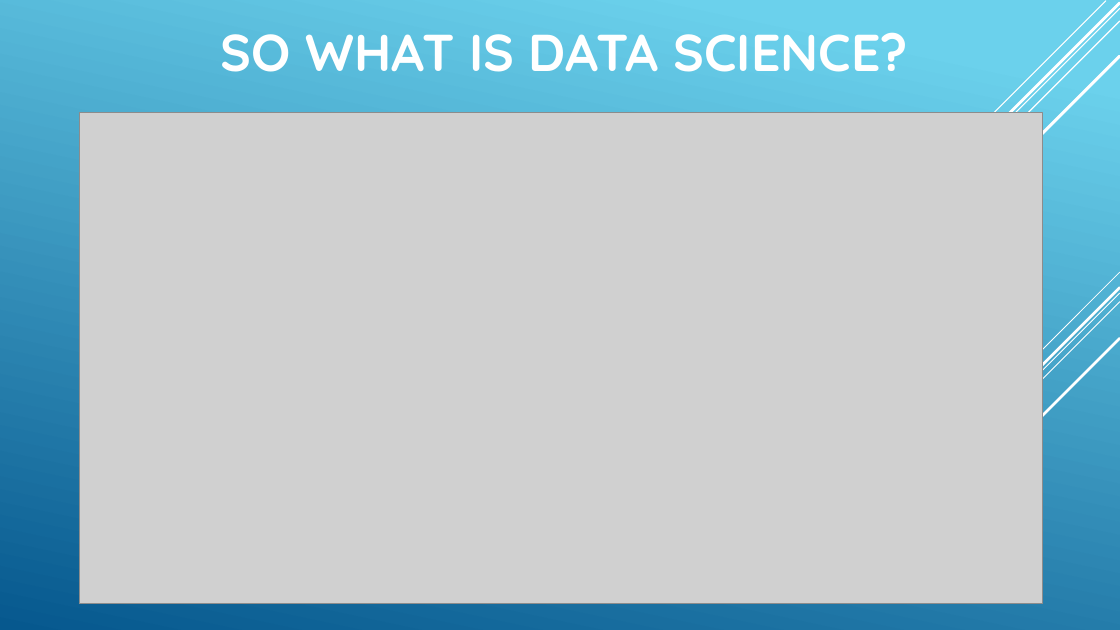
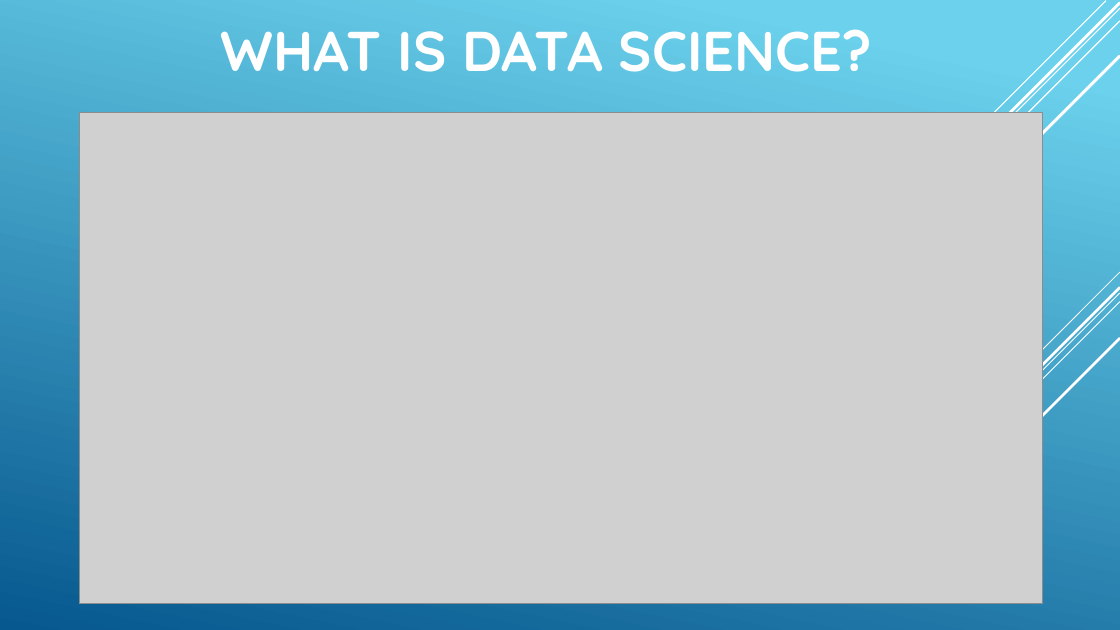
Before and after one commit to pengdsci/STA551, a slide deck: slide 4 of w01/What-is-data-sience.pptx. Drawn at 1120x630 pixels with LibreOffice and Linux fonts; fonts in the diff are those of the drawing; grey boxes stand for pictures. Boxes give left, top, right and bottom in pixels: in the first picture for what was removed or moved away, otherwise in the second. Text is boxed around its words. In the diff, an @@ line names an element or a change of style, - is before the commit and + after.

```diff
--- a/w01/What-is-data-sience.pptx
+++ b/w01/What-is-data-sience.pptx
@@ text at [221, 29, 873, 72]: text changed; size 44.4 to 48 pt @@
-SO WHAT IS DATA SCIENCE?
+WHAT IS DATA SCIENCE?
```
Also in this commit, not shown: 4 other slides changed.
